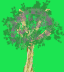
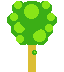
Layered file, before and after one edit (64 × 72). Changes by layer:
hid "Camada 4" over <box>0,0,64,64</box>
hid "Camada 3" over <box>0,0,64,64</box>
hid "Camada 2" over <box>0,0,64,72</box>
added layer "Layer 6" above "Layer 5" over <box>0,0,64,64</box>
added layer "Layer 5" above "Camada 1" over <box>0,0,64,72</box>
hid "Camada 1" over <box>0,0,64,72</box>
